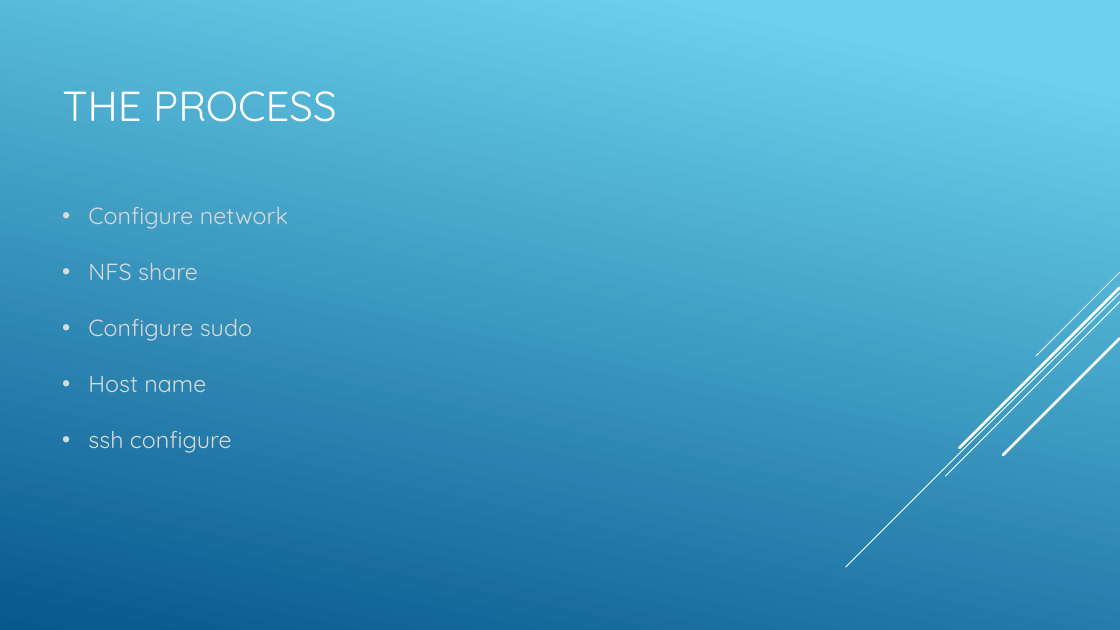
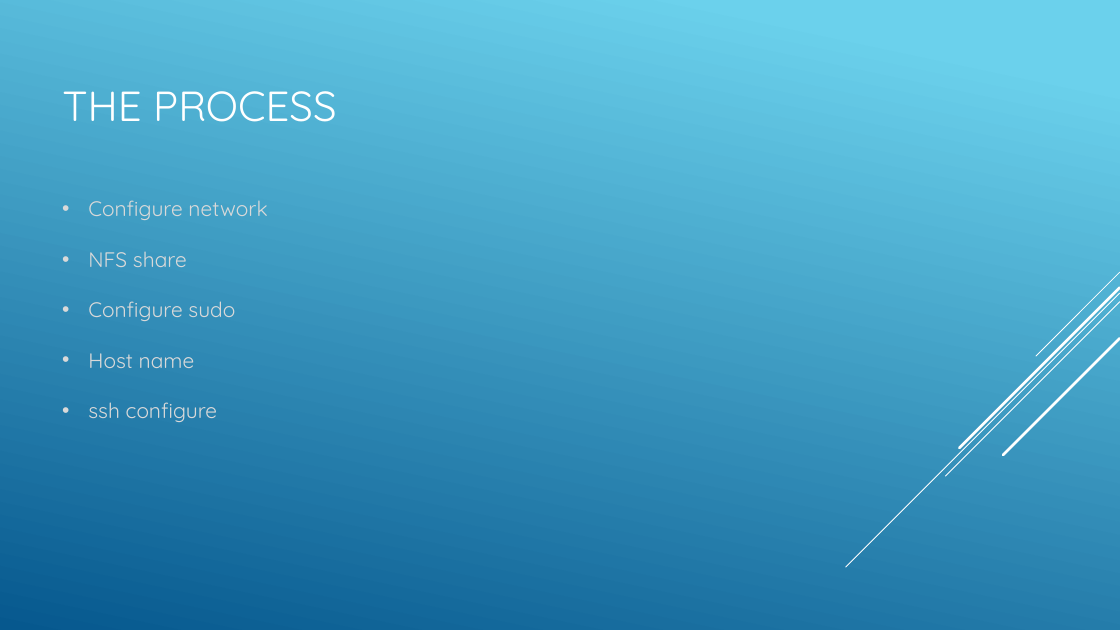
Before and after one commit to SDSMT-CSC464-F15/arm, a slide deck: slide 5 of Documents/ClientPresent2.pptx. Drawn at 1120x630 pixels with LibreOffice and Linux fonts; fonts in the diff are those of the drawing. Boxes give left, top, right and bottom in pixels: in the first picture for what was removed or moved away, otherwise in the second. Text is boxed around its words. In the diff, an @@ line names an element or a change of style, - is before the commit and + after.

```diff
--- a/Documents/ClientPresent2.pptx
+++ b/Documents/ClientPresent2.pptx
@@ text "Configure network" at (x1=88, y1=200, x2=267, y2=422): size 20 to 18 pt @@
```
Also in this commit, not shown: 10 other slides changed.
